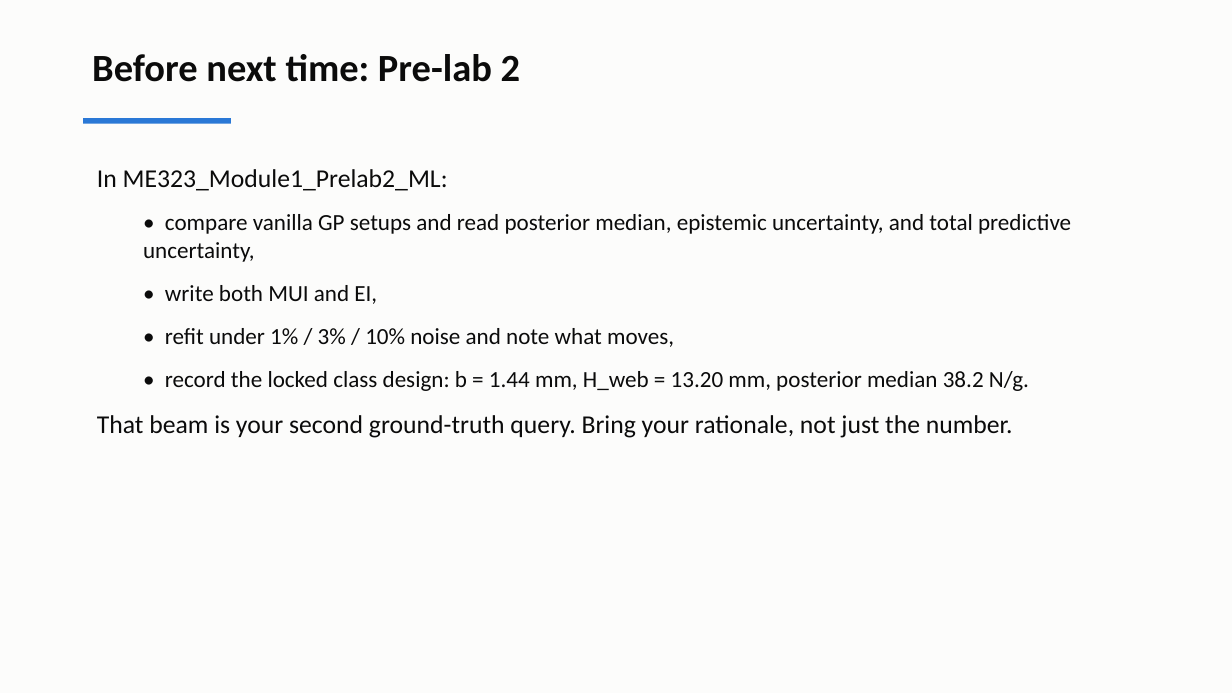
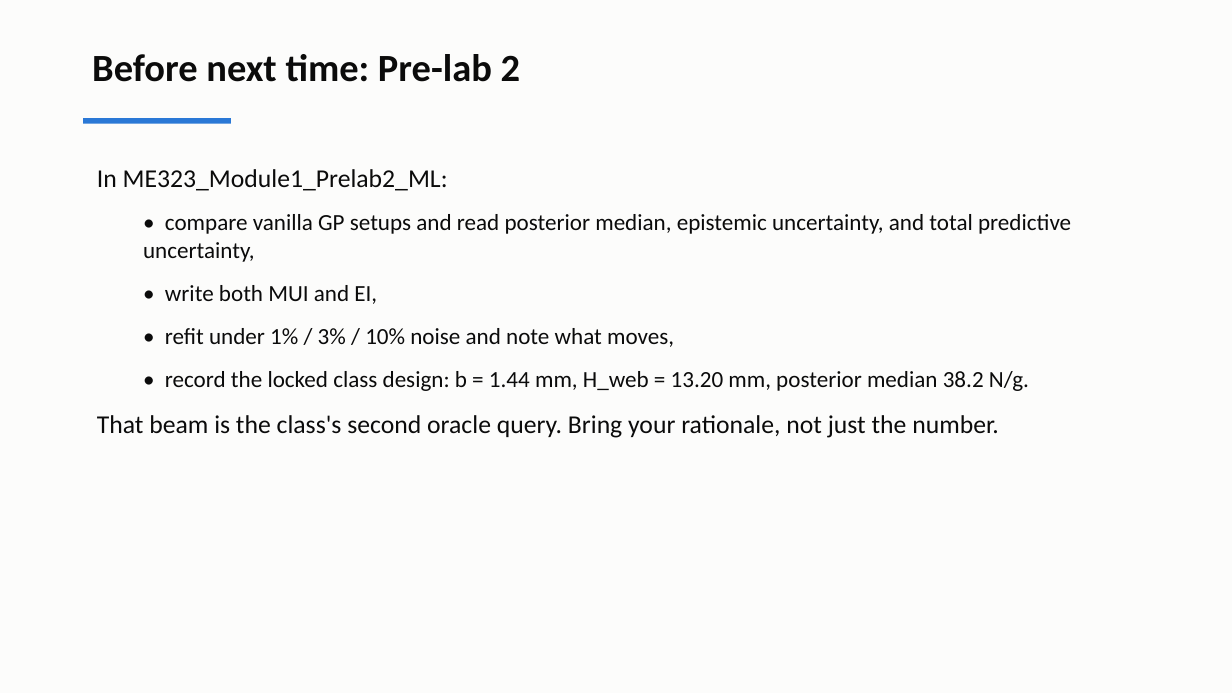
Before and after one commit to andrewvoss8-boop/core-me-data-science-activities-public, a slide deck: slide 20 of me323/Module1_drafts/ME323_Module1_Lecture2.pptx. Drawn at 1232x693 pixels with LibreOffice and Linux fonts; fonts in the diff are those of the drawing. Boxes give left, top, right and bottom in pixels: in the first picture for what was removed or moved away, otherwise in the second. Text is boxed around its words. In the diff, an @@ line names an element or a change of style, - is before the commit and + after.

```diff
--- a/me323/Module1_drafts/ME323_Module1_Lecture2.pptx
+++ b/me323/Module1_drafts/ME323_Module1_Lecture2.pptx
@@ text at (x1=97, y1=415, x2=999, y2=438): text changed @@
-That beam is your second ground-truth query. Bring your rationale, not just the number.
+That beam is the class's second oracle query. Bring your rationale, not just the number.
```
Also in this commit, not shown: 4 other slides changed, 15 other files.
